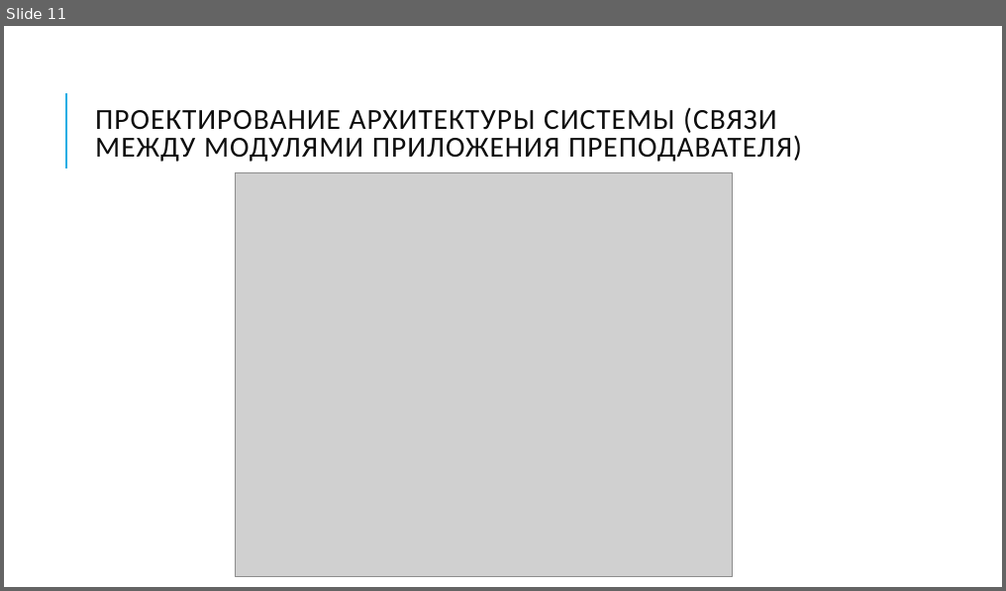
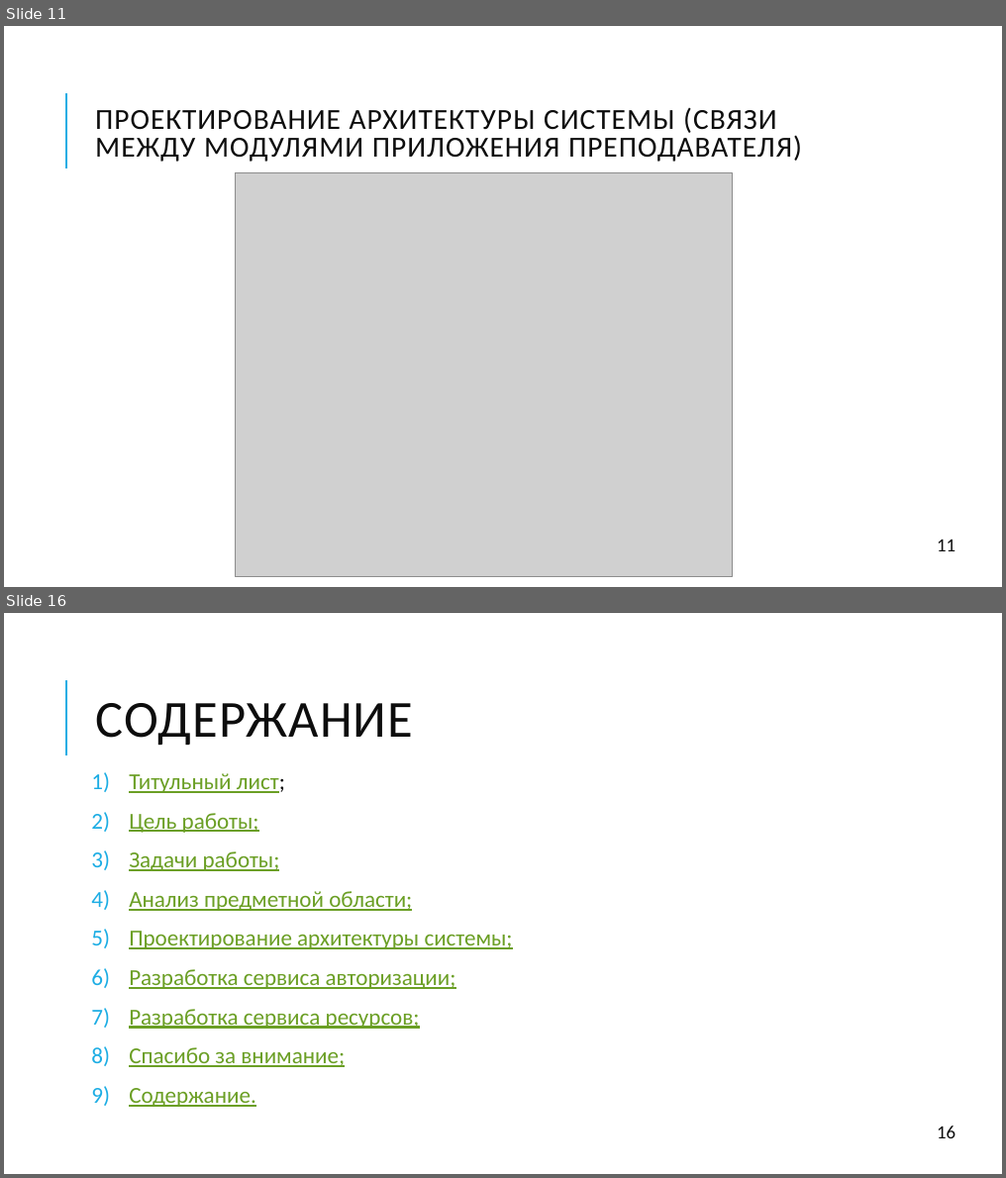
Before and after one commit to mpozdeevf/Diploma, a slide deck: Теория/Презентация ВКР Поздеев.pptx. Shown one above the other, each under a label of ours: slide 11 before the commit, slides 11 and 16 after it; the slides between them are not shown. The pictures are 1006x591 and 1006x1178 pixels, drawn with LibreOffice and Linux fonts; fonts in the diff are those of the drawing; grey boxes stand for pictures. Boxes give left, top, right and bottom in pixels: in the first picture for what was removed or moved away, otherwise in the second. Text is boxed around its words. In the diff, an @@ line names an element or a change of style, - is before the commit and + after.

```diff
--- a/Теория/Презентация ВКР Поздеев.pptx
+++ b/Теория/Презентация ВКР Поздеев.pptx
@@ slide 16 added at (4, 613, 1002, 1174), background #FFFFFF; not listed: 1 template element that a slide beside it also shows @@
@@ title added at (95, 703, 413, 746), 50 pt, text #0D0D0D @@
+СОДЕРЖАНИЕ
@@ text added at (129, 773, 513, 1107), 22 pt, text #6B9F25, underline @@
+1) Титульный лист;
+2) Цель работы;
+3) Задачи работы;
+4) Анализ предметной области;
+5) Проектирование архитектуры системы;
+6) Разработка сервиса авторизации;
+7) Разработка сервиса ресурсов;
+8) Спасибо за внимание;
+9) Содержание.
@@ text added at (937, 1126, 955, 1139), 18 pt, text #0D0D0D @@
+16
@@ slide 11 changed as well @@
@@ text added at (937, 540, 955, 552), 18 pt, text #0D0D0D @@
+11
```
Also in this commit, not shown: 10 other slides changed, 4 other slides added, 1 other file.
